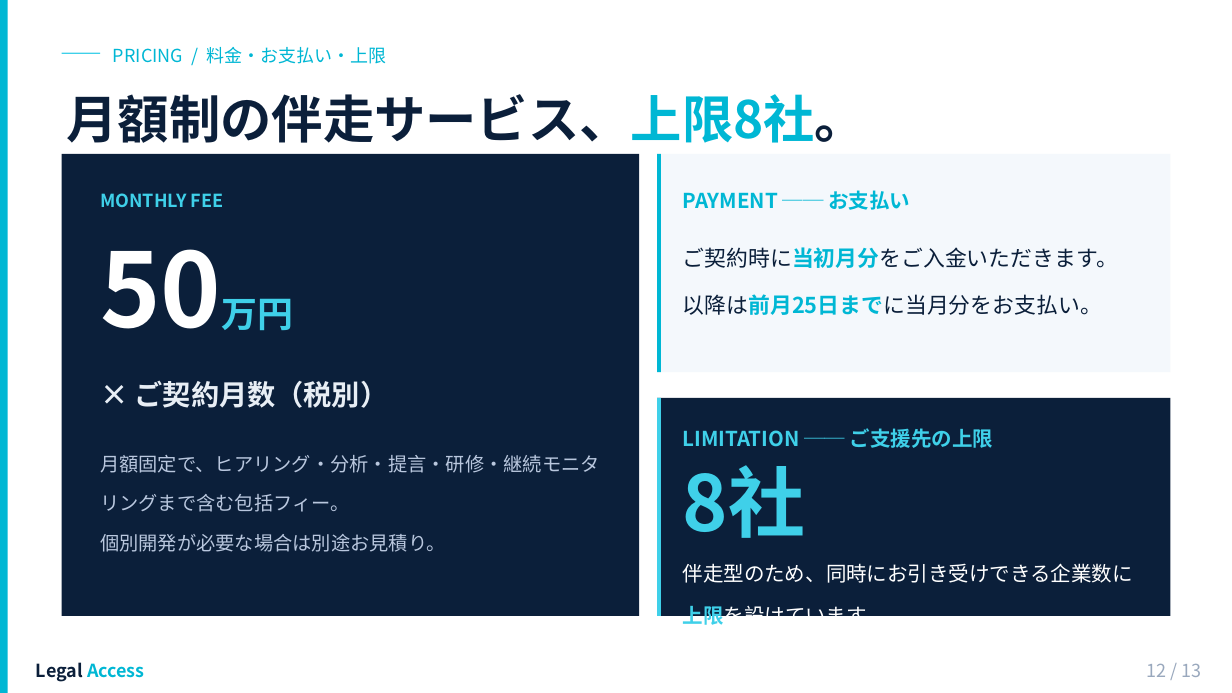
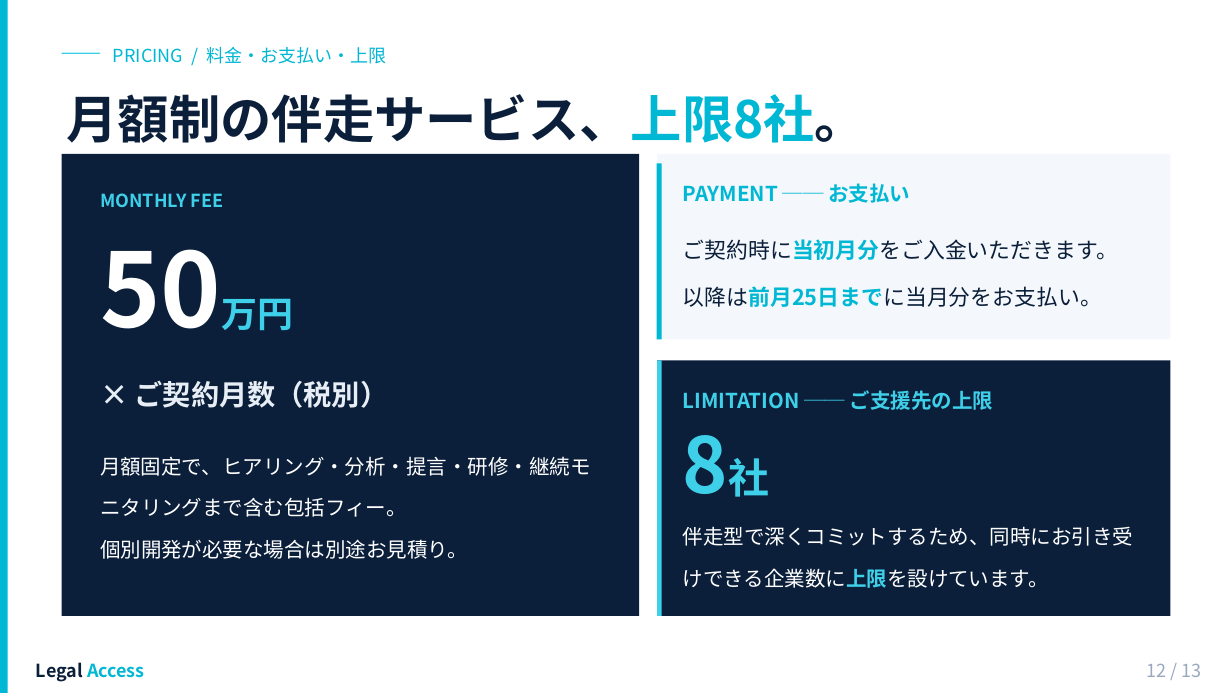
Before and after one commit to Legal-Access/marketing-slides, a slide deck: slide 12 of 44_法務生成AI導入ロードマップ策定・推進/法務生成AIスライド作成/20260517_LegalAccess_法務AIロードマップ提案.pptx. Drawn at 1232x693 pixels with LibreOffice and Linux fonts; fonts in the diff are those of the drawing. Boxes give left, top, right and bottom in pixels: in the first picture for what was removed or moved away, otherwise in the second. Text is boxed around its words. In the diff, an @@ line names an element or a change of style, - is before the commit and + after.

```diff
--- a/44_法務生成AI導入ロードマップ策定・推進/法務生成AIスライド作成/20260517_LegalAccess_法務AIロードマップ提案.pptx
+++ b/44_法務生成AI導入ロードマップ策定・推進/法務生成AIスライド作成/20260517_LegalAccess_法務AIロードマップ提案.pptx
@@ rectangle resized from (x1=657, y1=154, x2=1171, y2=372) to (x1=657, y1=154, x2=1171, y2=340) @@
@@ rectangle resized from (x1=657, y1=154, x2=661, y2=372) to (x1=657, y1=164, x2=662, y2=340) @@
@@ text "PAYMENT ── お支払い" moved from (x1=683, y1=190, x2=910, y2=210) to (x1=683, y1=183, x2=910, y2=203) @@
@@ text "ご契約時に当初月分をご入金いただきます。" moved from (x1=683, y1=247, x2=1118, y2=315) to (x1=683, y1=239, x2=1118, y2=307) @@
@@ rectangle resized from (x1=657, y1=398, x2=1171, y2=616) to (x1=657, y1=360, x2=1171, y2=616) @@
@@ rectangle resized from (x1=657, y1=398, x2=661, y2=616) to (x1=657, y1=360, x2=662, y2=616) @@
@@ text "LIMITATION ── ご支援先の上限" moved from (x1=683, y1=428, x2=993, y2=448) to (x1=683, y1=390, x2=993, y2=410) @@
@@ text "8社" moved from (x1=683, y1=465, x2=805, y2=538) to (x1=677, y1=411, x2=1150, y2=488) @@
@@ text "8社" at (x1=677, y1=411, x2=1150, y2=488): size 60 to 32 pt in "8社" @@
@@ text "月額固定で、ヒアリング・分析・提言・研修・継続モニタリングまで含む包括フィー。" at (x1=100, y1=456, x2=591, y2=559): size 15 to 16 pt, text colour #B9C7DE to #FFFFFF @@
@@ text at (x1=683, y1=526, x2=1134, y2=588): text changed @@
-伴走型のため、同時にお引き受けできる企業数に上限を設けています。
+伴走型で深くコミットするため、同時にお引き受けできる企業数に上限を設けています。
```
Also in this commit, not shown: 12 other slides changed.
